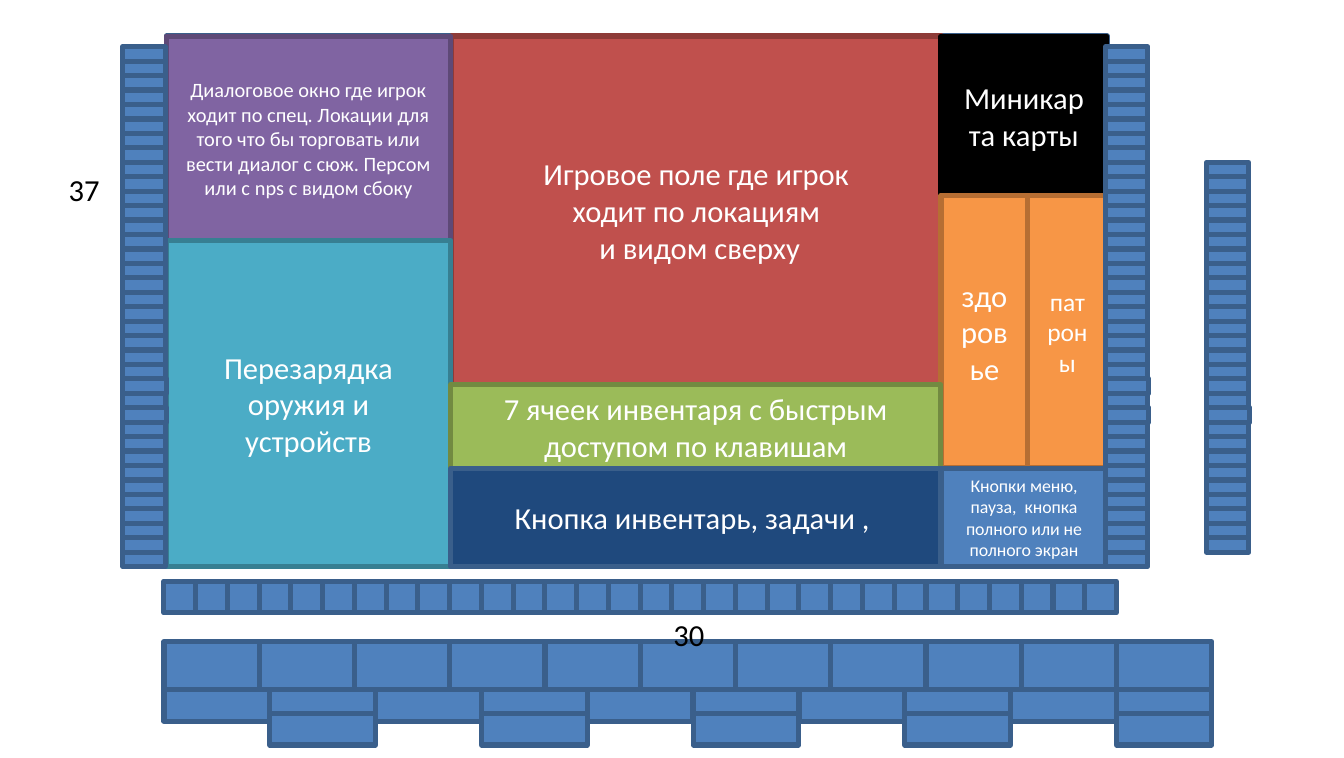
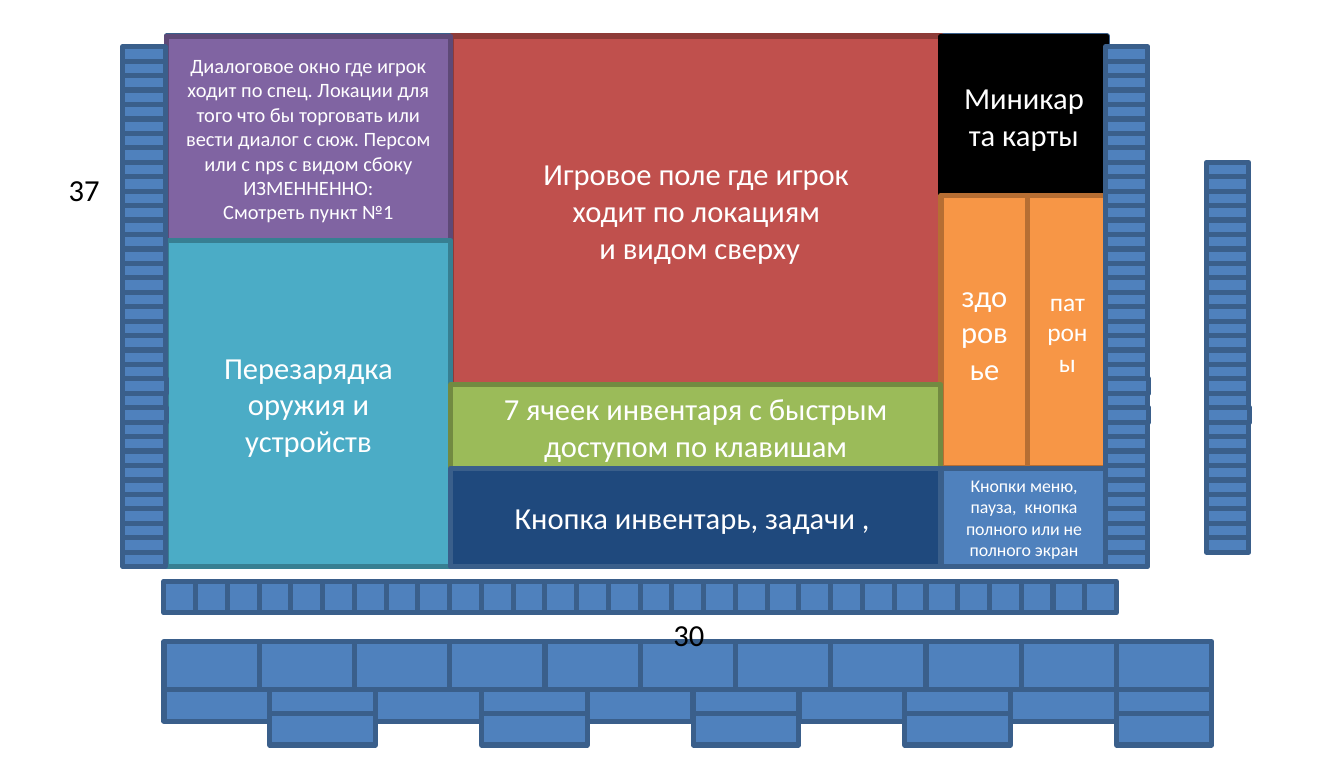
Before and after one commit to kto-ti-felis-cactus/pygame-project-, a slide deck: slide 2 of внешний вид.pptx. Drawn at 1344x758 pixels with LibreOffice and Linux fonts; fonts in the diff are those of the drawing. Boxes give left, top, right and bottom in pixels: in the first picture for what was removed or moved away, otherwise in the second. Text is boxed around its words. In the diff, an @@ line names an element or a change of style, - is before the commit and + after.

```diff
--- a/внешний вид.pptx
+++ b/внешний вид.pptx
@@ text in rectangle at bbox=[223, 182, 393, 223]: paragraphs added @@
+ИЗМЕННЕННО:
+Смотреть пункт №1
```
Also in this commit, not shown: 1 slide added, 3 other files.
